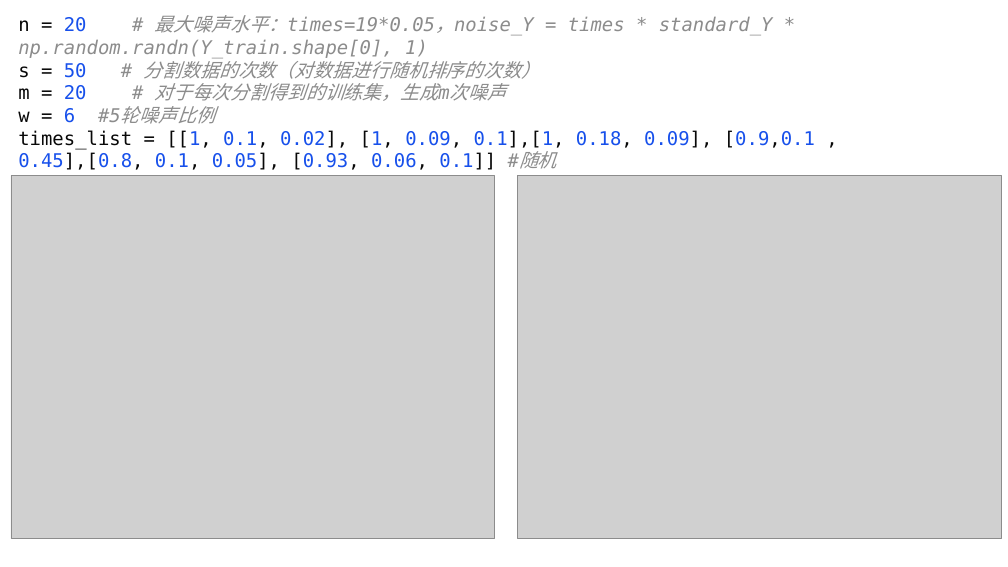
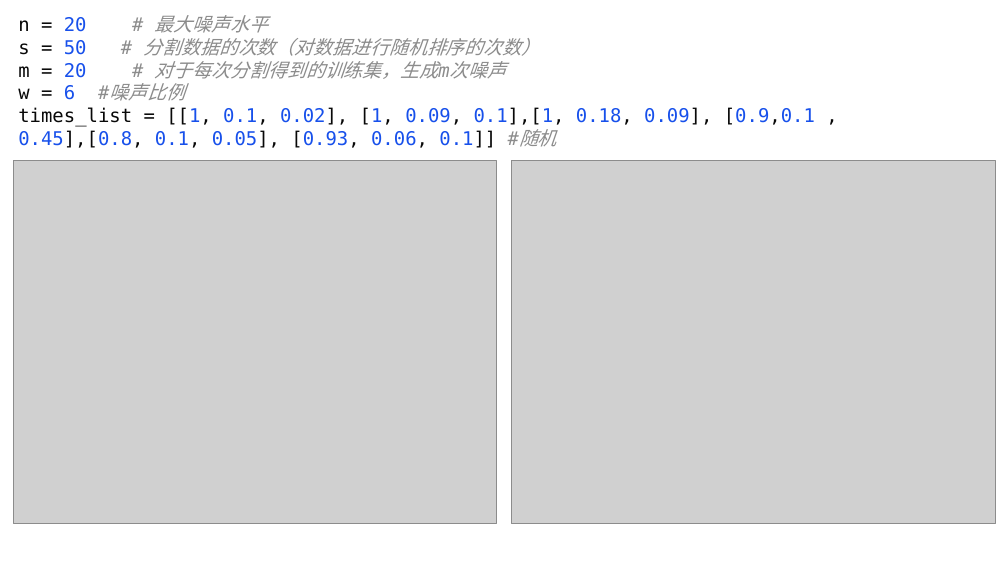
Before and after one commit to lucking666/sys, a slide deck: slide 4 of sycode/国庆后的修改图片/国庆之后的修改结构.pptx. Drawn at 1008x567 pixels with LibreOffice and Linux fonts; fonts in the diff are those of the drawing; grey boxes stand for pictures. Boxes give left, top, right and bottom in pixels: in the first picture for what was removed or moved away, otherwise in the second. Text is boxed around its words. In the diff, an @@ line names an element or a change of style, - is before the commit and + after.

```diff
--- a/sycode/国庆后的修改图片/国庆之后的修改结构.pptx
+++ b/sycode/国庆后的修改图片/国庆之后的修改结构.pptx
@@ text at (x1=18, y1=15, x2=541, y2=101): text changed; font DejaVu Sans Mono to Noto Sans CJK SC @@
-n = 20 # 最大噪声水平：times=19*0.05，noise_Y = times * standard_Y * np.random.randn(Y_train.shape[0], 1)
-s = 50 # 分割数据的次数（对数据进行随机排序的次数）
-m = 20 # 对于每次分割得到的训练集，生成m次噪声
-w = 6 #5轮噪声比例
+n = 20 # 最大噪声水平
+s = 50 # 分割数据的次数（对数据进行随机排序的次数）
+m = 20 # 对于每次分割得到的训练集，生成m次噪声
+w = 6 #噪声比例
@@ picture moved from (x1=11, y1=175, x2=495, y2=538) to (x1=13, y1=161, x2=497, y2=524) @@
@@ picture moved from (x1=518, y1=175, x2=1002, y2=538) to (x1=511, y1=161, x2=995, y2=524) @@
```
Also in this commit, not shown: 1 other slide changed, 2 slides added, 12 other files.
